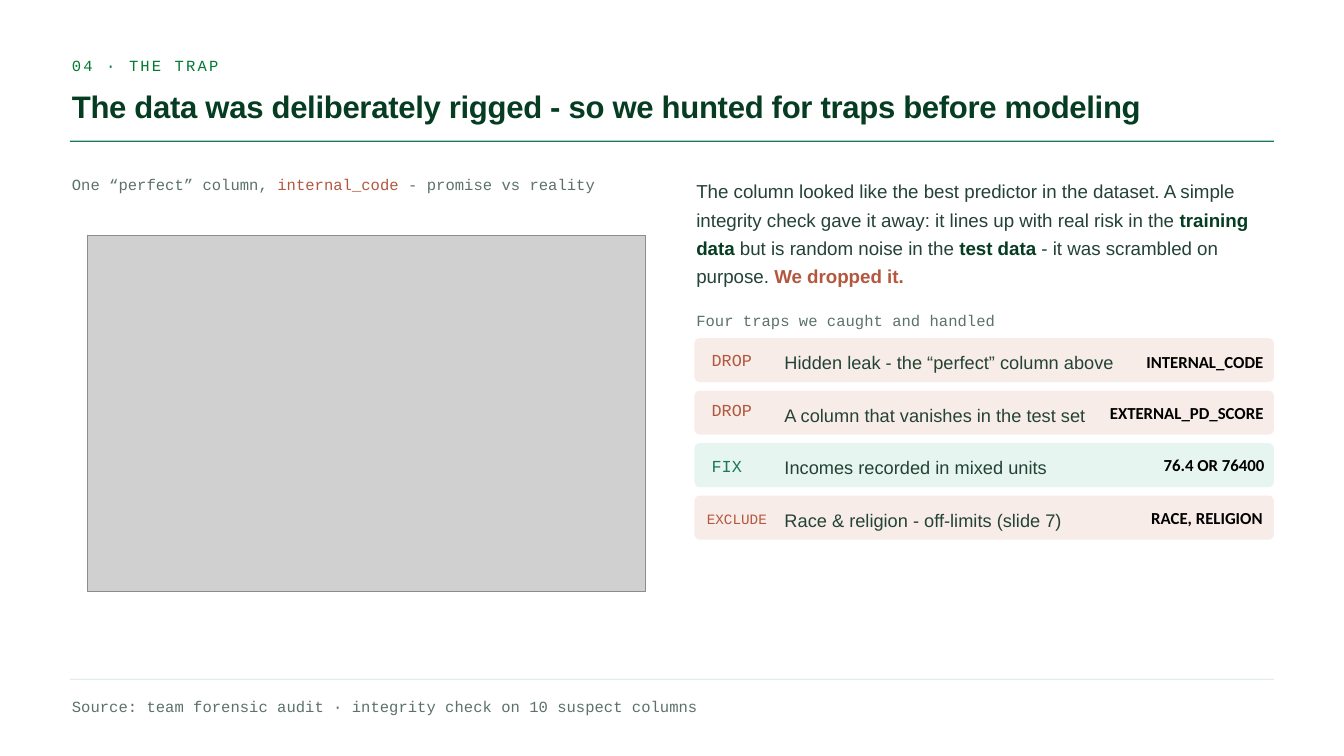
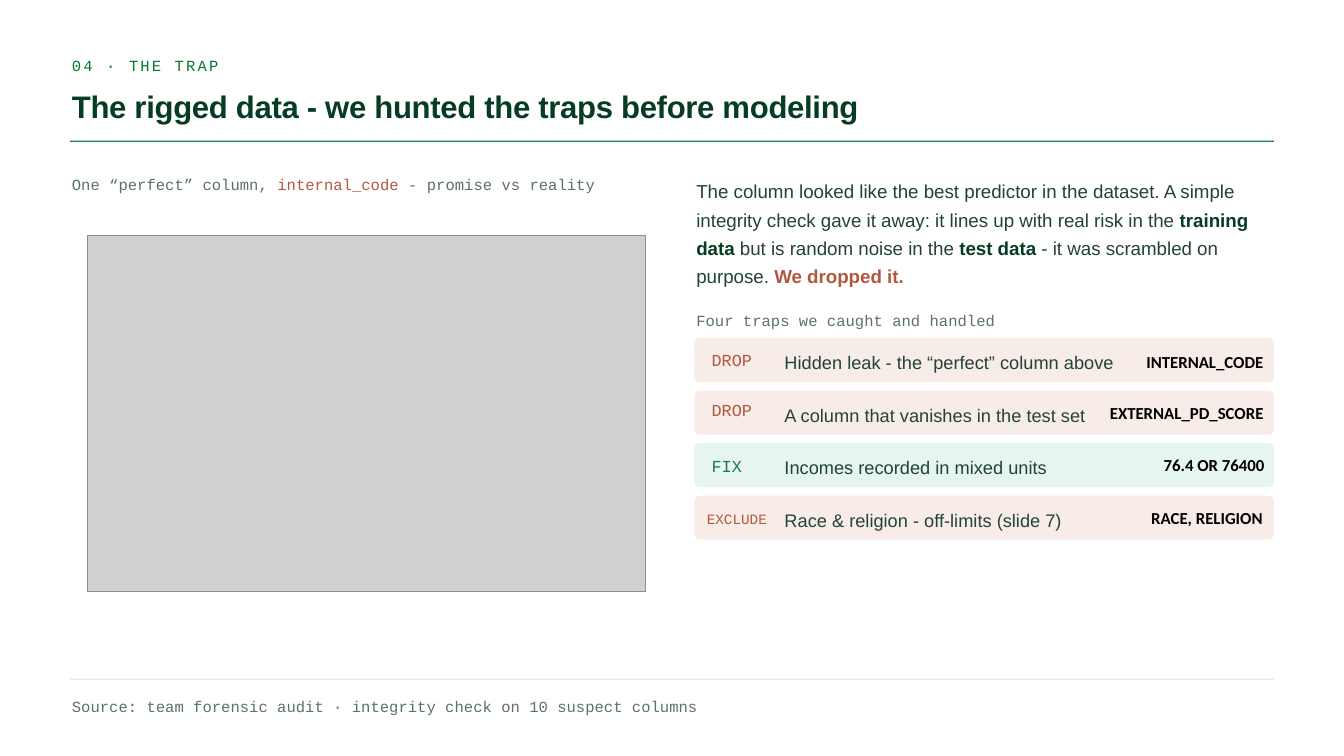
Before and after one commit to GianlucaBave/final-data-finance, a slide deck: slide 4 of presentation/Consulting_Finance_ML_Slides.pptx. Drawn at 1344x756 pixels with LibreOffice and Linux fonts; fonts in the diff are those of the drawing; grey boxes stand for pictures. Boxes give left, top, right and bottom in pixels: in the first picture for what was removed or moved away, otherwise in the second. Text is boxed around its words. In the diff, an @@ line names an element or a change of style, - is before the commit and + after.

```diff
--- a/presentation/Consulting_Finance_ML_Slides.pptx
+++ b/presentation/Consulting_Finance_ML_Slides.pptx
@@ text at (x1=72, y1=95, x2=858, y2=124): text changed @@
-The data was deliberately rigged - so we hunted for traps before modeling
+The rigged data - we hunted the traps before modeling
```
Also in this commit, not shown: 2 other slides changed.
